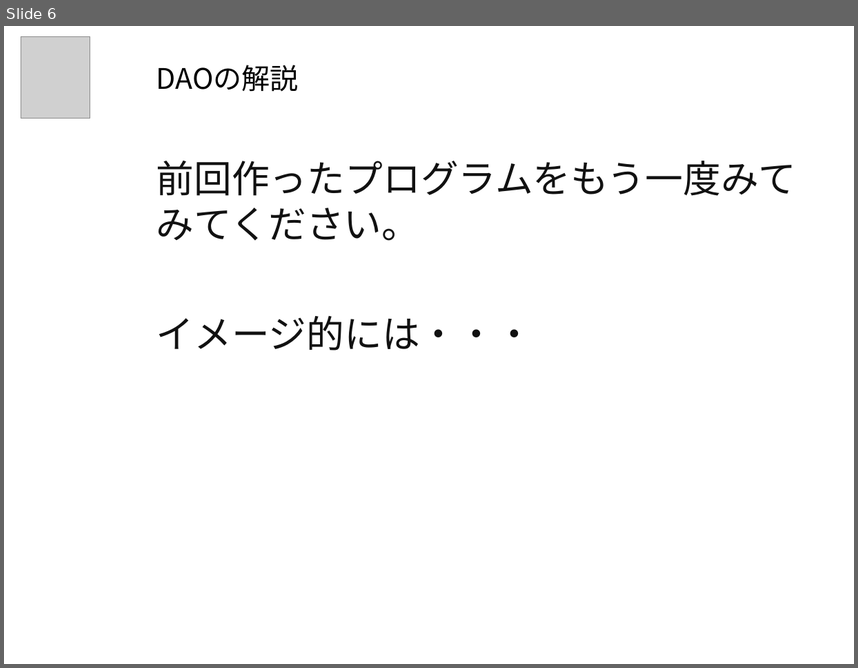
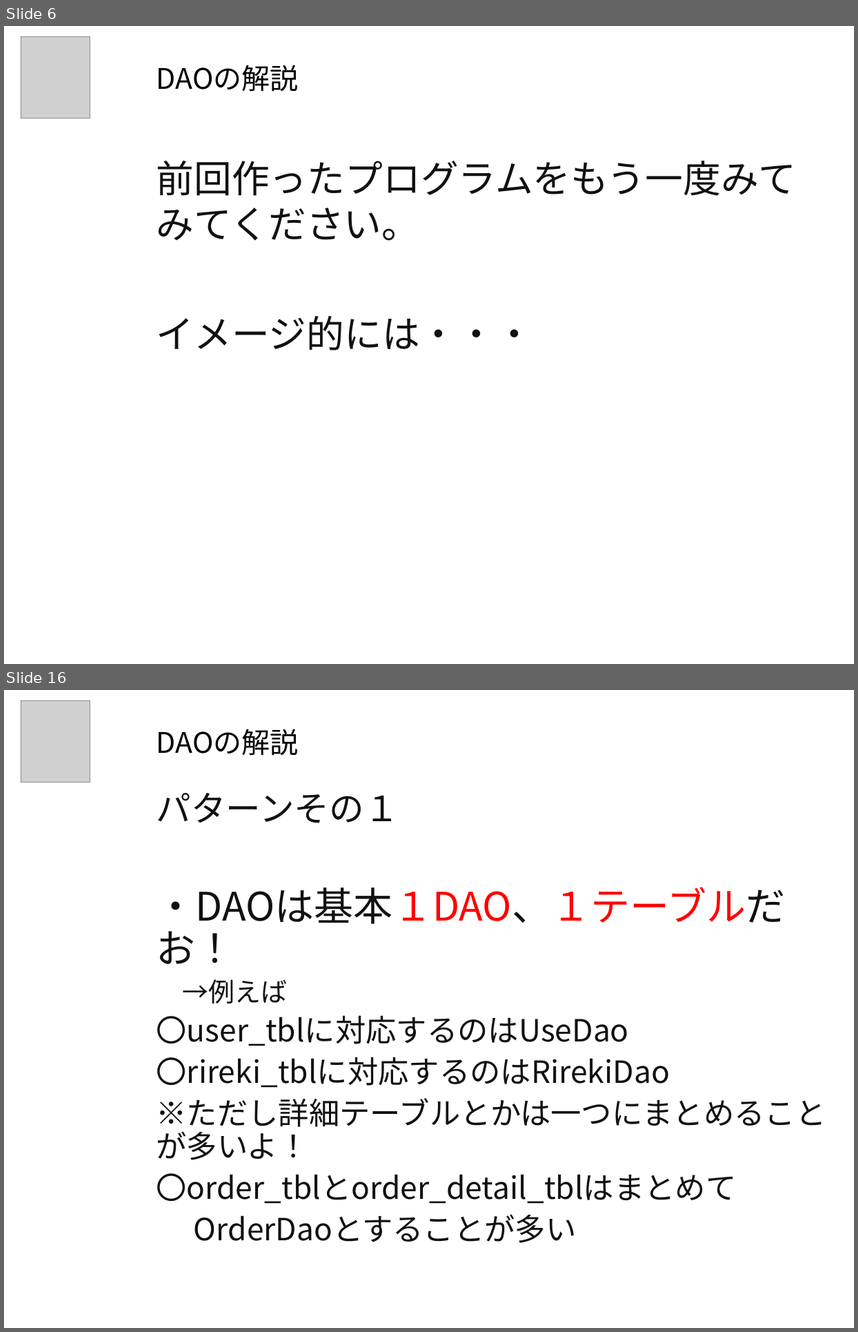
Before and after one commit to nishino-naoyuki/2018Web, a slide deck: ppt/Webアプリケーション開発演習B_15.ppt. Shown one above the other, each under a label of ours: slide 6 before the commit, slides 6 and 16 after it; the slides between them are not shown. The pictures are 858x668 and 858x1332 pixels, drawn with LibreOffice and Linux fonts; fonts in the diff are those of the drawing; grey boxes stand for pictures; background and template pictures are left out. Boxes give left, top, right and bottom in pixels: in the first picture for what was removed or moved away, otherwise in the second. Text is boxed around its words. In the diff, an @@ line names an element or a change of style, - is before the commit and + after.

```diff
--- a/ppt/Webアプリケーション開発演習B_15.ppt
+++ b/ppt/Webアプリケーション開発演習B_15.ppt
@@ slide 16 added at (4, 690, 854, 1328), background picture (left out) @@
@@ picture added at (21, 701, 91, 782) @@
@@ title added at (156, 729, 299, 756), 24 pt, text #000000 @@
+DAOの解説
@@ text added at (156, 793, 826, 1243), 25.9 pt, text #111111 @@
+パターンその１
+・DAOは基本１DAO、１テーブルだお！
+→例えば
+〇user_tblに対応するのはUseDao
+〇rireki_tblに対応するのはRirekiDao
+※ただし詳細テーブルとかは一つにまとめることが多いよ！
+〇order_tblとorder_detail_tblはまとめて
+OrderDaoとすることが多い
```
Also in this commit, not shown: 29 other slides added, 1 slide removed, 2 other files.
